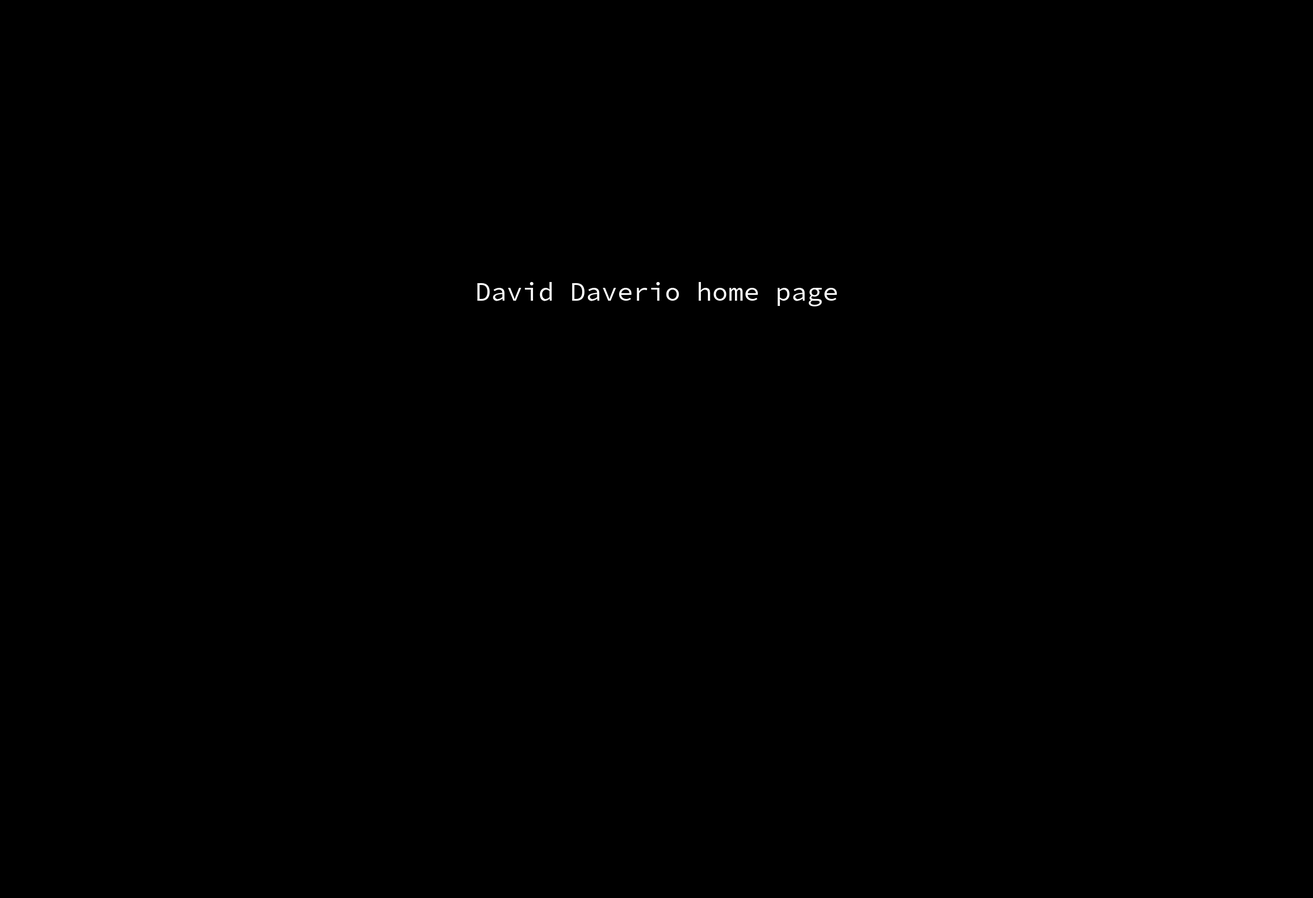
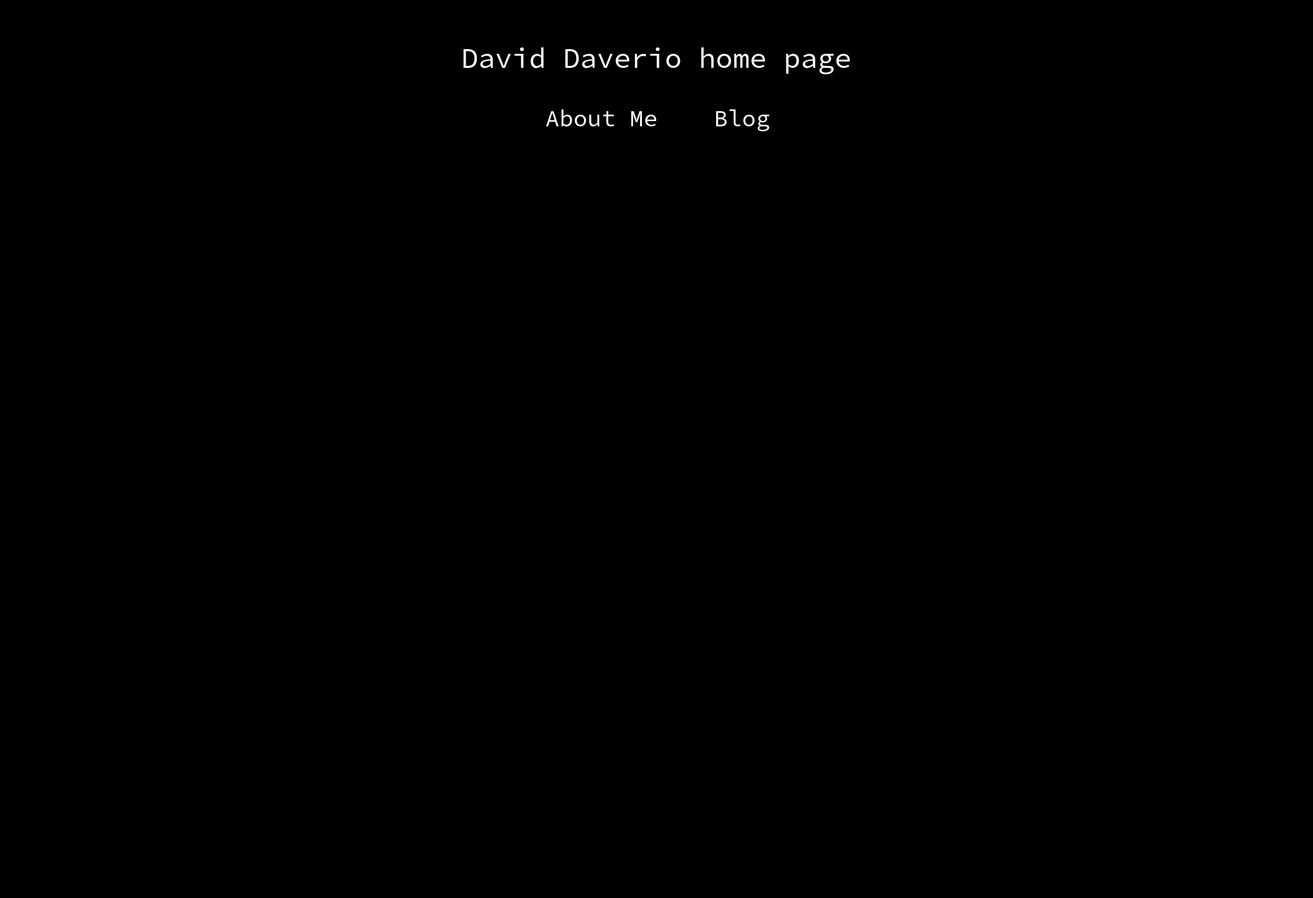
Before/after of a 1313 x 898 layered artwork. What changed in the layer stack:
added layer "About Me Blog" above "David Daverio home page" over (545, 109, 770, 132)
painted on "David Daverio home page" over (463, 47, 851, 307)
